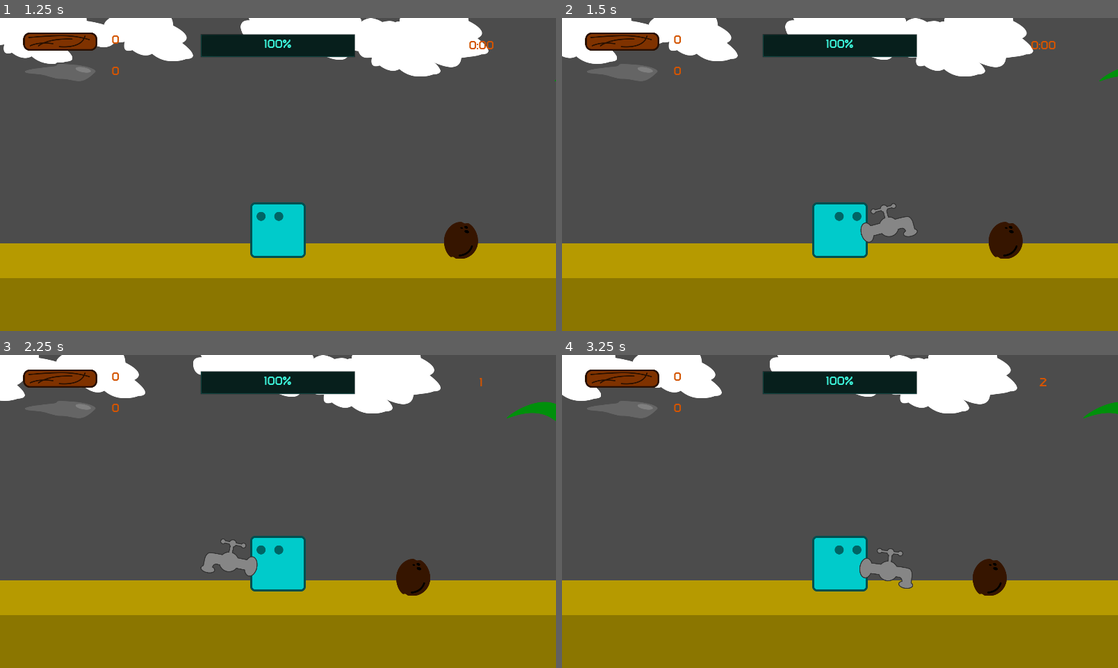
Above: before the commit, frames 1-4 (two rows, left to right).
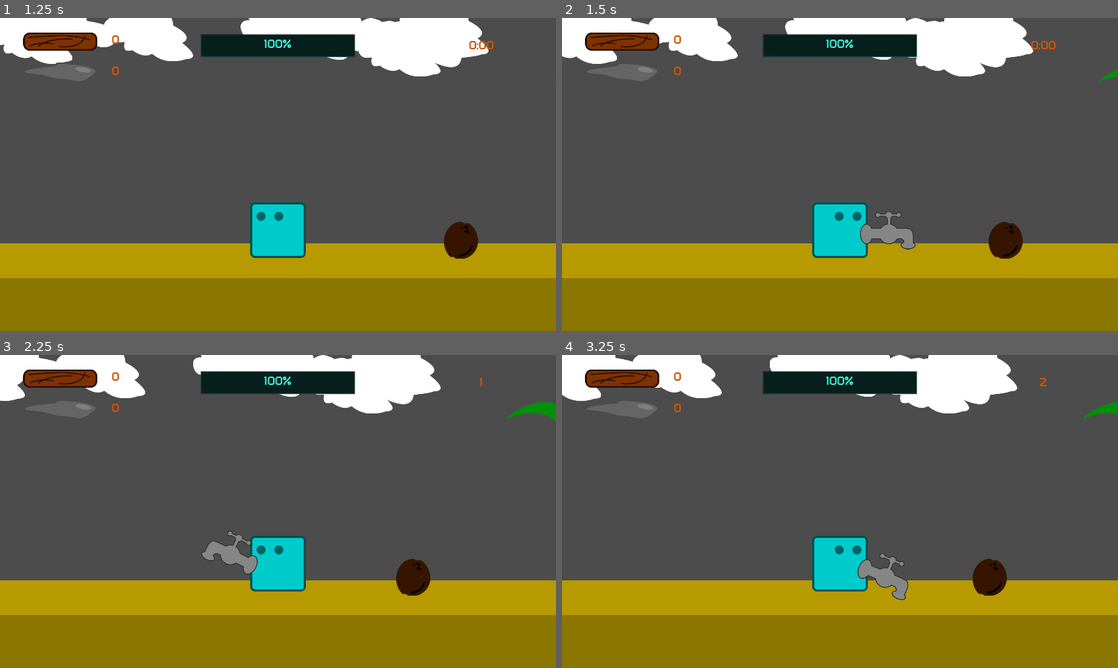
Above: after the commit, the same moments.

Repository: AlixBarreaux/coconut-survival
Game: Godot game, scene res://GUI/Main Menu/MainMenu.tscn
The game is run twice, just before and just after one commit, with the same random seed, the same clock (stepped at 60 frames per second) and the same inputs. Sound files missing from this copy of the repository are replaced by a short silence.
Inputs:
- Up to frame 1 (1.25 s): click "PLAY" at 0.5 s
- Up to frame 2 (1.5 s): tap Enter at 1.25 s; hold D (move_right) from 1.28 s (still down); tap Space (attack) at 1.35 s
- Up to frame 3 (2.25 s): release D (move_right) at 2.03 s; hold Q (move_left) from 2.03 s (still down); tap Space (attack) at 2.1 s
- Up to frame 4 (3.25 s): release Q (move_left) at 2.78 s; hold D (move_right) from 2.78 s (still down); tap A (build_spike) at 2.85 s; tap Space (attack) at 3.05 s

Frame 1 is identical in both runs. In frame 2, 0.6% of the frame differs, in the area x 53-64%, y 59-74%; in frame 3, 0.6%; in frame 4, 0.6%, in the area x 53-64%, y 61-79%.

Commit message:
Apply rotate and rescale on some nodes into some scenes

Diff:
--- a/Buildings/Wall.tscn
+++ b/Buildings/Wall.tscn
@@ -23,4 +23,5 @@
 [node name="SelfDestroyTimer" type="Timer" parent="."]
 wait_time = 15.0
 autostart = true
+
 [connection signal="timeout" from="SelfDestroyTimer" to="." method="_on_SelfDestroyTimer_timeout"]
--- a/Creatures/Player/Player.tscn
+++ b/Creatures/Player/Player.tscn
@@ -166,6 +166,8 @@
 collision_layer = 32
 script = ExtResource( 2 )
 current_speed = 300
+wood_amount = 0
+stone_amount = 0
 
 [node name="CollisionShape2D" parent="." index="0"]
 position = Vector2( 0, -96 )
--- a/HeldItem/Axe/Axe.tscn
+++ b/HeldItem/Axe/Axe.tscn
@@ -194,7 +194,6 @@
 script = ExtResource( 2 )
 
 [node name="Sprite" parent="." index="0"]
-scale = Vector2( 1, 1 )
 texture = ExtResource( 3 )
 offset = Vector2( -45, 0 )
 
--- a/HeldItem/Faucet/Faucet.tscn
+++ b/HeldItem/Faucet/Faucet.tscn
@@ -129,16 +129,14 @@
 }
 
 [node name="Faucet" instance=ExtResource( 1 )]
-rotation = 3.40339
 collision_mask = 1
 script = ExtResource( 3 )
+faucet_attack_value = 20
 
 [node name="Sprite" parent="." index="0"]
-scale = Vector2( 1, 1 )
 texture = ExtResource( 2 )
 offset = Vector2( -90, 0 )
 flip_h = true
-flip_v = true
 
 [node name="CollisionShape2D" parent="." index="1"]
 position = Vector2( -90.012, 0 )
@@ -151,6 +149,7 @@
 
 [node name="AttackSound" type="AudioStreamPlayer2D" parent="." index="3"]
 stream = ExtResource( 4 )
+
 [connection signal="body_entered" from="." to="." method="_on_Faucet_body_entered"]
 [connection signal="body_exited" from="." to="." method="_on_Faucet_body_exited"]
 [connection signal="animation_finished" from="AnimationPlayer" to="." method="_on_AnimationPlayer_animation_finished"]
--- a/HeldItem/HeldItem.tscn
+++ b/HeldItem/HeldItem.tscn
@@ -9,7 +9,7 @@
 script = ExtResource( 2 )
 
 [node name="Sprite" type="Sprite" parent="."]
-scale = Vector2( 0.245123, 0.245123 )
+rotation = 0.261799
 
 [node name="CollisionShape2D" type="CollisionShape2D" parent="."]
 
--- a/HeldItem/Pickaxe/Pickaxe.tscn
+++ b/HeldItem/Pickaxe/Pickaxe.tscn
@@ -169,9 +169,8 @@
 script = ExtResource( 2 )
 
 [node name="Sprite" parent="." index="0"]
-scale = Vector2( 1, 1 )
+rotation = 0.0
 texture = ExtResource( 3 )
-flip_h = true
 
 [node name="CollisionShape2D" parent="." index="1"]
 position = Vector2( -71.7904, 0 )
@@ -186,11 +185,9 @@
 stream = ExtResource( 5 )
 
 [node name="Label" type="Label" parent="." index="4"]
-self_modulate = Color( 0.282353, 0.282353, 0.282353, 1 )
-margin_left = 100.0
-margin_top = -130.0
-margin_right = 140.0
-margin_bottom = -89.0
+margin_left = -112.183
+margin_right = -72.183
+margin_bottom = 41.0
 custom_fonts/font = ExtResource( 4 )
 text = "+1"
 align = 1
--- a/NaturalResources/Stone Pile/StonePile.tscn
+++ b/NaturalResources/Stone Pile/StonePile.tscn
@@ -84,4 +84,5 @@
 self_modulate = Color( 0, 1, 0.0862745, 1 )
 position = Vector2( 0, -48 )
 shape = SubResource( 3 )
+
 [connection signal="area_entered" from="NaturalResourceDetector" to="." method="_on_NaturalResourceDetector_area_entered"]
